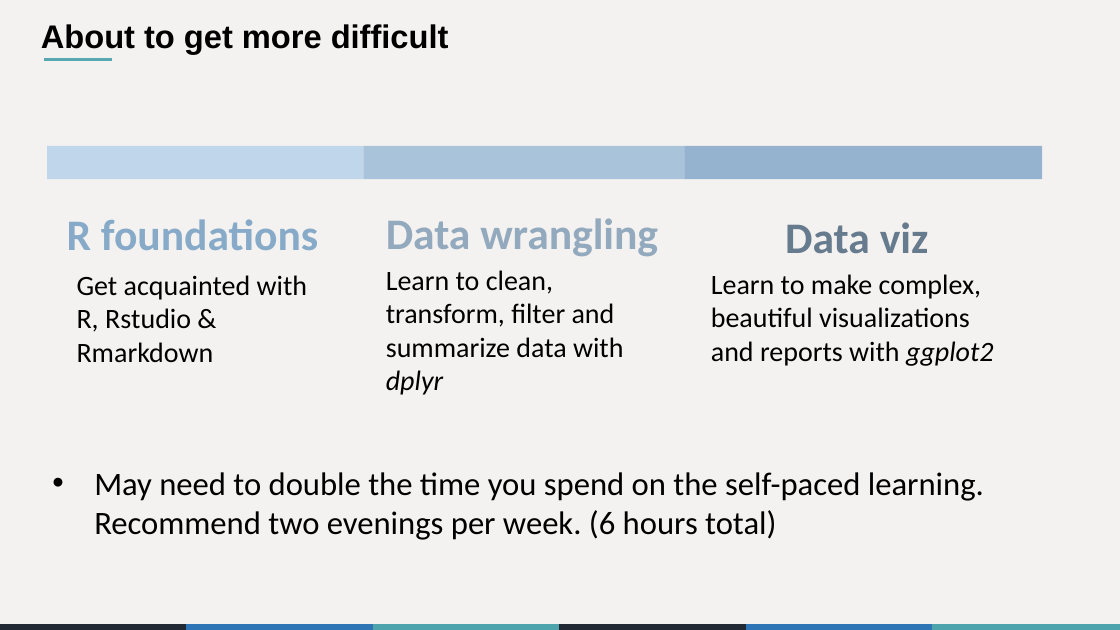
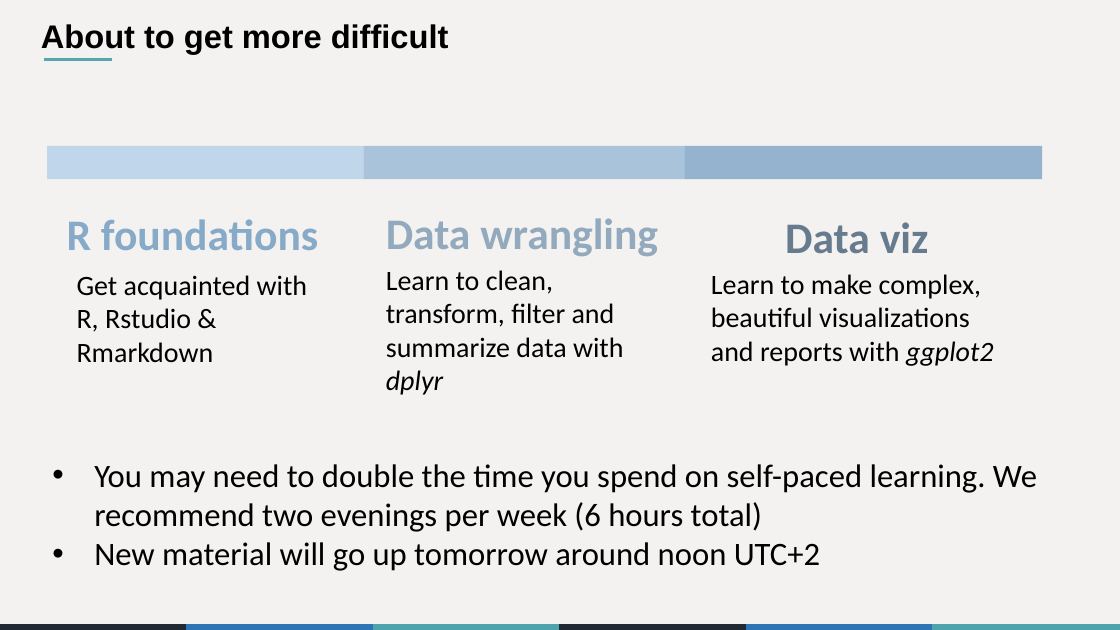
Before and after one commit to the-graph-courses/rbp_cohort_0_materials, a slide deck: slide 5 of week_03/slides/rbp_workshop_03.pptx. Drawn at 1120x630 pixels with LibreOffice and Linux fonts; fonts in the diff are those of the drawing. Boxes give left, top, right and bottom in pixels: in the first picture for what was removed or moved away, otherwise in the second. Text is boxed around its words. In the diff, an @@ line names an element or a change of style, - is before the commit and + after.

Commit message:
slides update et al

```diff
--- a/week_03/slides/rbp_workshop_03.pptx
+++ b/week_03/slides/rbp_workshop_03.pptx
@@ text at (94,464,1037,571): text changed @@
-• May need to double the time you spend on the self-paced learning. Recommend two evenings per week. (6 hours total)
+• You may need to double the time you spend on self-paced learning. We recommend two evenings per week (6 hours total)
+• New material will go up tomorrow around noon UTC+2
```
Also in this commit, not shown: 6 other slides changed, 1 slide added, 7 other files.
